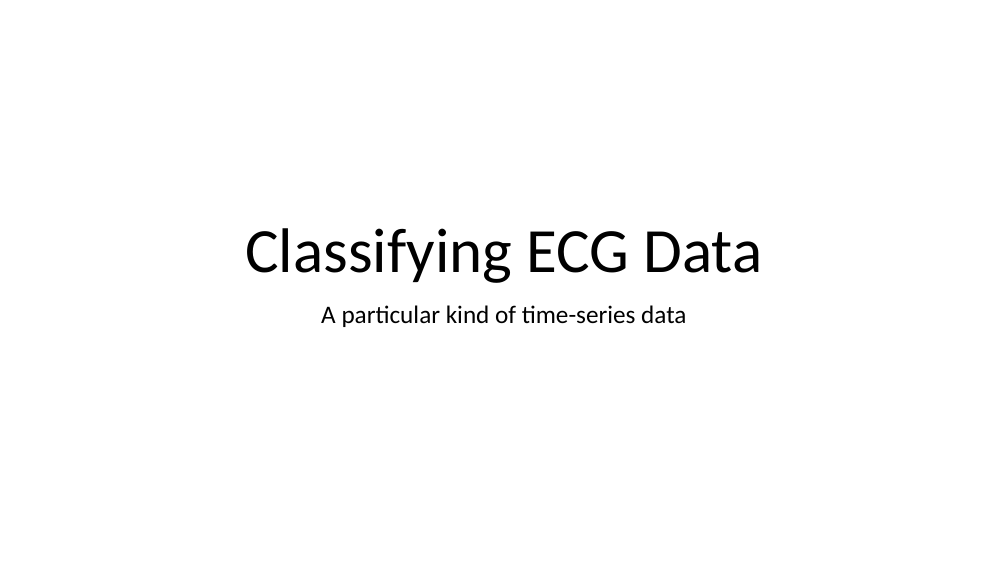
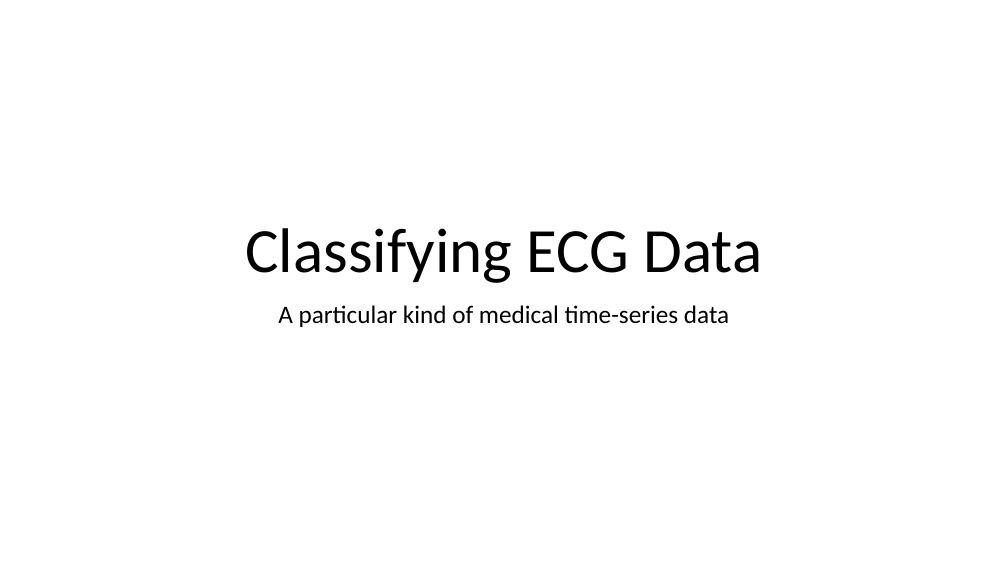
Before and after one commit to mengwong/nemo-projects, a slide deck: slide 1 of project_5_multilead_ecg_analysis/presentation/classifying_ecg_data.pptx. Drawn at 1008x567 pixels with LibreOffice and Linux fonts; fonts in the diff are those of the drawing. Boxes give left, top, right and bottom in pixels: in the first picture for what was removed or moved away, otherwise in the second. Text is boxed around its words. In the diff, an @@ line names an element or a change of style, - is before the commit and + after.

```diff
--- a/project_5_multilead_ecg_analysis/presentation/classifying_ecg_data.pptx
+++ b/project_5_multilead_ecg_analysis/presentation/classifying_ecg_data.pptx
@@ subtitle at bbox=[278, 305, 729, 327]: text changed @@
-A particular kind of time-series data
+A particular kind of medical time-series data
```
Also in this commit, not shown: 4 other slides changed, 1 slide added, 1 slide removed, 15 other files.
